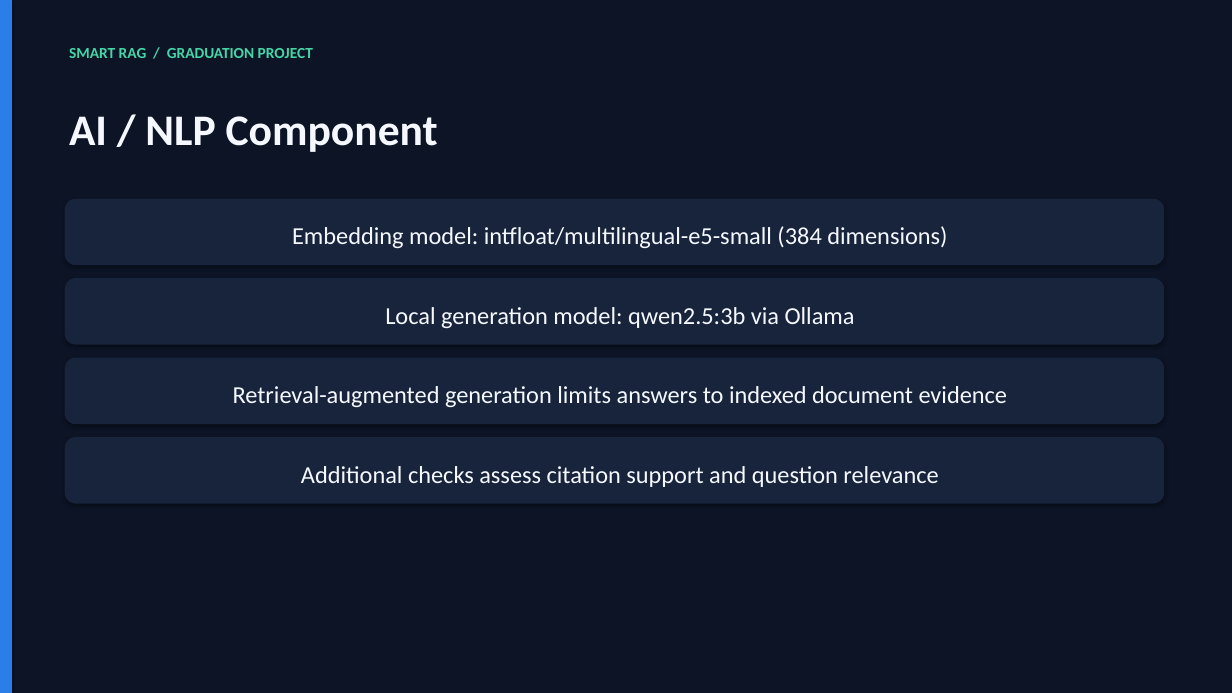
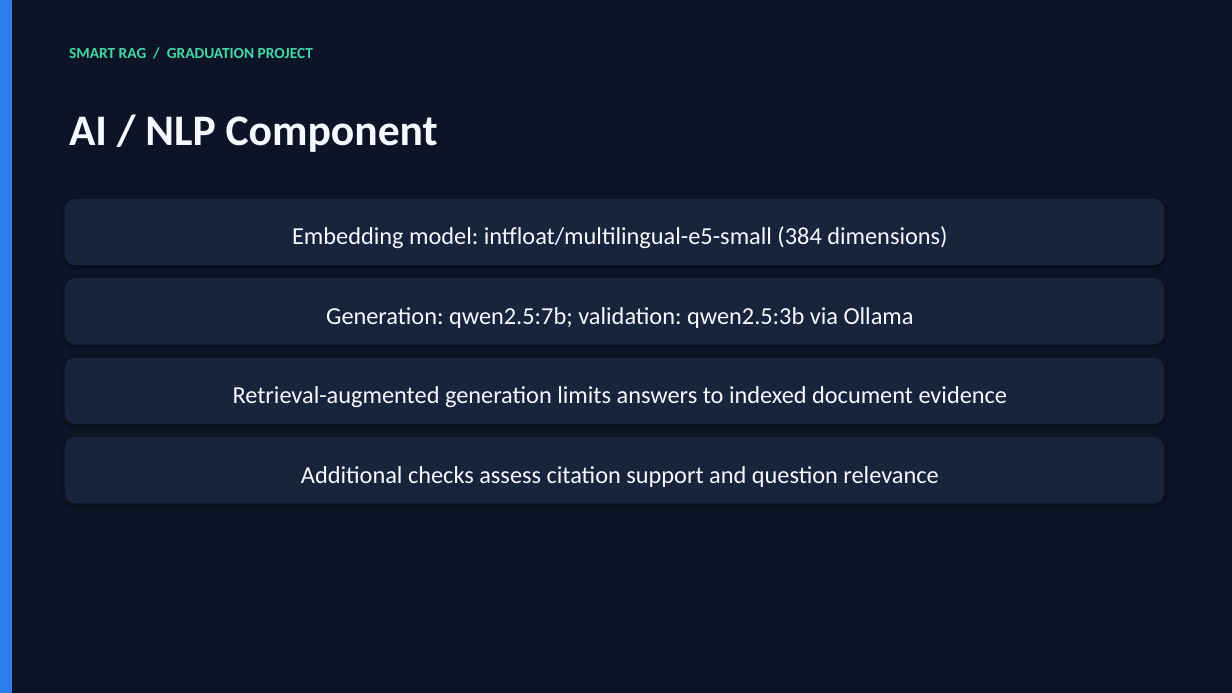
Before and after one commit to AI-obaida/smart-rag-pdf-qa, a slide deck: slide 7 of Presentation/Smart_RAG_Final_Presentation_Updated.pptx. Drawn at 1232x693 pixels with LibreOffice and Linux fonts; fonts in the diff are those of the drawing. Boxes give left, top, right and bottom in pixels: in the first picture for what was removed or moved away, otherwise in the second. Text is boxed around its words. In the diff, an @@ line names an element or a change of style, - is before the commit and + after.

Commit message:
Complete Smart RAG V2 improvements, validation and documentation

```diff
--- a/Presentation/Smart_RAG_Final_Presentation_Updated.pptx
+++ b/Presentation/Smart_RAG_Final_Presentation_Updated.pptx
@@ text in rounded rectangle at [326, 307, 914, 328]: text changed @@
-Local generation model: qwen2.5:3b via Ollama
+Generation: qwen2.5:7b; validation: qwen2.5:3b via Ollama
```
Also in this commit, not shown: 2 other slides changed, 1 slide added, 20 other files.
